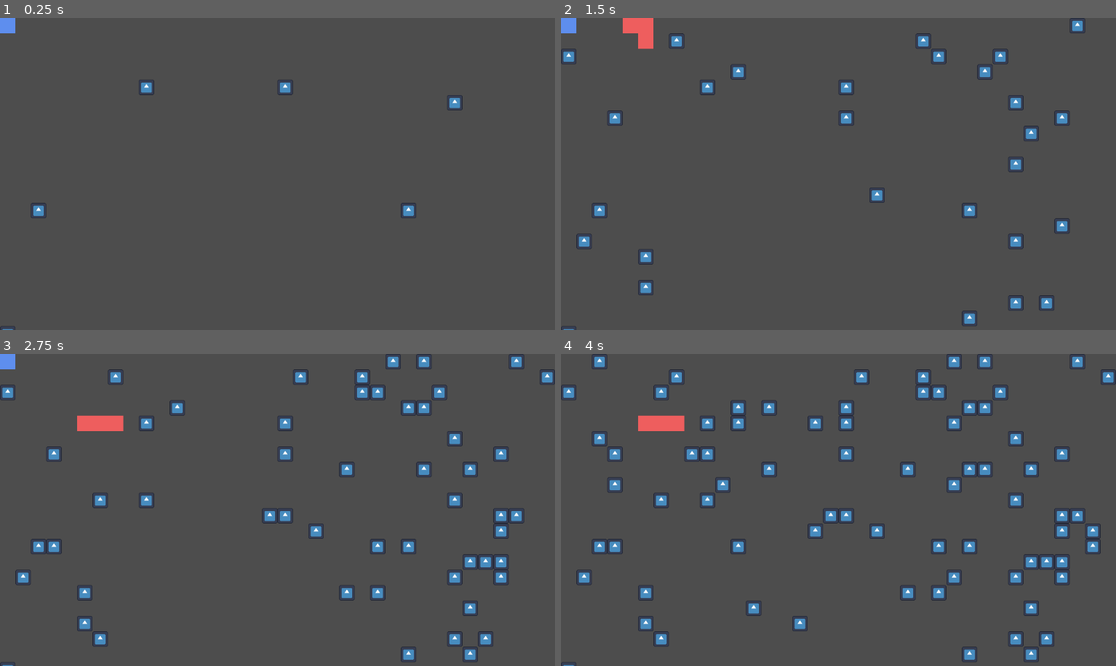
Above: before the commit, frames 1-4 (two rows, left to right).
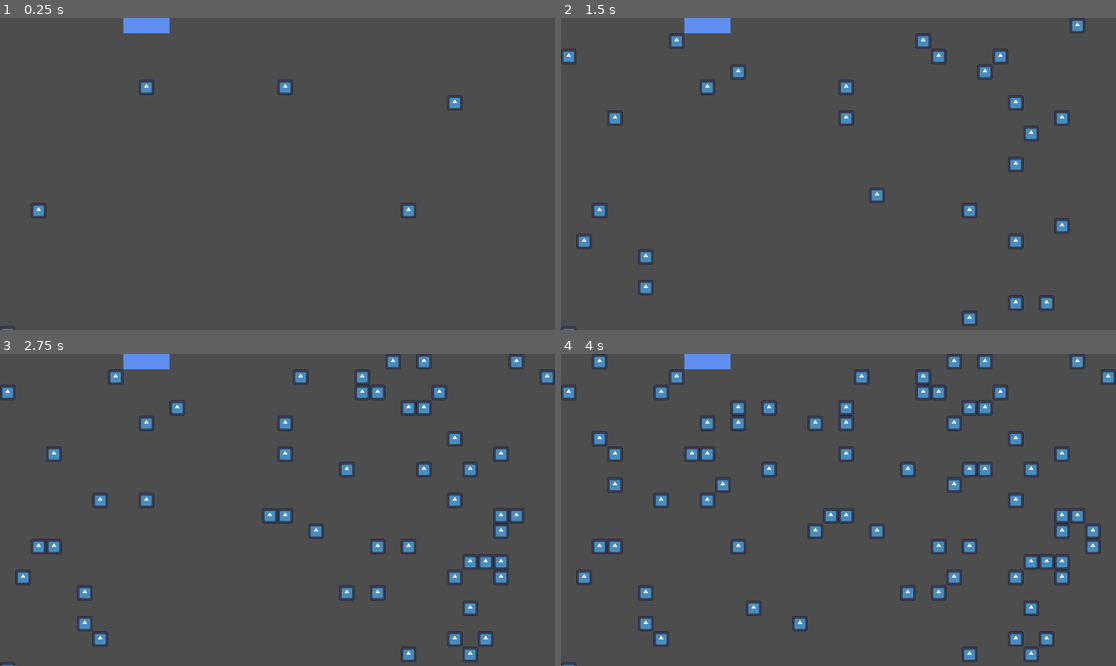
Above: after the commit, the same moments.

Repository: arrowira/MiniJam196Snake
Game: Godot game, scene res://scenes/main.tscn
The game is run twice, just before and just after one commit, with the same random seed, the same clock (stepped at 60 frames per second) and the same inputs. The engine's default icon, where the game draws it, is replaced by a stand-in: a white triangle on a blue panel in a dark square.
Inputs:
- Up to frame 1 (0.25 s): no input
- Up to frame 2 (1.5 s): hold Right (p1right) 0.53-1.28 s; tap S (p2down) at 0.6 s; hold Down (p1down) from 1.28 s (still down); tap A (p2left) at 1.35 s
- Up to frame 3 (2.75 s): release Down (p1down) at 2.03 s; hold Right (p1right) from 2.03 s (still down); tap D (p2right) at 2.1 s
- Up to frame 4 (4 s): release Right (p1right) at 2.78 s; hold Up (p1up) 2.78-3.53 s; tap W (p2up) at 2.85 s; hold Left (p1left) from 3.53 s (still down); tap S (p2down) at 3.6 s

The runs differ from the first frame. In frame 1, 0.5% of the frame differs, in the area x 0-31%, y 0-5%; in frame 2, 1.0%; in frame 3, 1.0%, in the area x 0-31%, y 0-25%; in frame 4, 0.8%.

Commit message:
SnakeColliders

Diff:
--- a/minijam-196-proj/scenes/Apple.tscn
+++ b/minijam-196-proj/scenes/Apple.tscn
@@ -12,8 +12,8 @@
 scale = Vector2(0.25, 0.25)
 texture = ExtResource("1_nm403")
 
-[node name="Area2D" type="Area2D" parent="Sprite2D"]
+[node name="AppleCollider" type="Area2D" parent="Sprite2D"]
 
-[node name="CollisionShape2D" type="CollisionShape2D" parent="Sprite2D/Area2D"]
+[node name="CollisionShape2D" type="CollisionShape2D" parent="Sprite2D/AppleCollider"]
 position = Vector2(0, -1)
 shape = SubResource("RectangleShape2D_mirkr")
--- a/minijam-196-proj/scenes/main.tscn
+++ b/minijam-196-proj/scenes/main.tscn
@@ -1,15 +1,17 @@
 [gd_scene load_steps=5 format=3 uid="uid://3jlldpsx5vpm"]
 
-[ext_resource type="Script" uid="uid://bwoh6txxg7ox7" path="res://scenes/gameManager.gd" id="1_jyhfs"]
+[ext_resource type="Script" uid="uid://bwoh6txxg7ox7" path="res://scripts/gameManager.gd" id="1_jyhfs"]
 [ext_resource type="PackedScene" uid="uid://dsomo3xmi6joa" path="res://scenes/snakeA.tscn" id="1_o5qli"]
-[ext_resource type="PackedScene" uid="uid://3qjs36cp3e8m" path="res://scenes/snakeB.tscn" id="2_0wfyh"]
-[ext_resource type="PackedScene" path="res://scenes/AppleSpawner.tscn" id="3_sugp2"]
+[ext_resource type="PackedScene" uid="uid://btptv76as7oeo" path="res://scenes/snakeB.tscn" id="2_0wfyh"]
+[ext_resource type="PackedScene" uid="uid://bfhbaw05in4qg" path="res://scenes/AppleSpawner.tscn" id="3_sugp2"]
 
 [node name="main" type="Node2D"]
 script = ExtResource("1_jyhfs")
 
 [node name="snakeA" parent="." instance=ExtResource("1_o5qli")]
+position = Vector2(71, 0)
 
 [node name="snakeB" parent="." instance=ExtResource("2_0wfyh")]
+position = Vector2(320, 0)
 
 [node name="AppleSpawner" parent="." instance=ExtResource("3_sugp2")]
--- a/minijam-196-proj/scenes/player_1_segment.tscn
+++ b/minijam-196-proj/scenes/player_1_segment.tscn
@@ -1,6 +1,9 @@
-[gd_scene load_steps=2 format=3 uid="uid://ck1xhfy3qt26y"]
+[gd_scene load_steps=3 format=3 uid="uid://ck1xhfy3qt26y"]
 
 [ext_resource type="Texture2D" uid="uid://cw1e1ccus7o7w" path="res://sprites/snake-1.png.png" id="1_545wh"]
+
+[sub_resource type="RectangleShape2D" id="RectangleShape2D_545wh"]
+size = Vector2(30, 30)
 
 [node name="player1Segment" type="Node2D"]
 
@@ -8,3 +11,9 @@
 position = Vector2(15.999997, 15.999998)
 scale = Vector2(0.04999999, 0.049999993)
 texture = ExtResource("1_545wh")
+
+[node name="SnakeBody" type="Area2D" parent="."]
+
+[node name="CollisionShape2D" type="CollisionShape2D" parent="SnakeBody"]
+position = Vector2(16, 16)
+shape = SubResource("RectangleShape2D_545wh")
--- a/minijam-196-proj/scenes/player_2_segment.tscn
+++ b/minijam-196-proj/scenes/player_2_segment.tscn
@@ -1,6 +1,9 @@
-[gd_scene load_steps=2 format=3 uid="uid://cqw168b0vu0te"]
+[gd_scene load_steps=3 format=3 uid="uid://cqw168b0vu0te"]
 
 [ext_resource type="Texture2D" uid="uid://lm8wjeauffjb" path="res://sprites/snake-2.png.png" id="1_cdgho"]
+
+[sub_resource type="RectangleShape2D" id="RectangleShape2D_cdgho"]
+size = Vector2(30, 30)
 
 [node name="player_2_segment" type="Node2D"]
 
@@ -8,3 +11,9 @@
 position = Vector2(15.999985, 15.999985)
 scale = Vector2(0.04999997, 0.04999997)
 texture = ExtResource("1_cdgho")
+
+[node name="SnakeBody" type="Area2D" parent="."]
+
+[node name="CollisionShape2D" type="CollisionShape2D" parent="SnakeBody"]
+position = Vector2(16, 16)
+shape = SubResource("RectangleShape2D_cdgho")
--- a/minijam-196-proj/scenes/snakeA.tscn
+++ b/minijam-196-proj/scenes/snakeA.tscn
@@ -1,8 +1,11 @@
-[gd_scene load_steps=4 format=3 uid="uid://dsomo3xmi6joa"]
+[gd_scene load_steps=5 format=3 uid="uid://dsomo3xmi6joa"]
 
 [ext_resource type="Script" uid="uid://bu1gi3uc16dpe" path="res://scripts/player1Movement.gd" id="1_r11do"]
 [ext_resource type="Script" uid="uid://dypxikpkp2onf" path="res://scripts/snakeManager.gd" id="1_t37lf"]
 [ext_resource type="Texture2D" uid="uid://cw1e1ccus7o7w" path="res://sprites/snake-1.png.png" id="3_tq7ts"]
+
+[sub_resource type="RectangleShape2D" id="RectangleShape2D_tq7ts"]
+size = Vector2(30, 30)
 
 [node name="snakeA" type="Node2D"]
 script = ExtResource("1_t37lf")
@@ -15,4 +18,12 @@
 scale = Vector2(0.04999999, 0.049999993)
 texture = ExtResource("3_tq7ts")
 
+[node name="SnakeHead" type="Area2D" parent="head"]
+
+[node name="CollisionShape2D" type="CollisionShape2D" parent="head/SnakeHead"]
+position = Vector2(16, 16)
+shape = SubResource("RectangleShape2D_tq7ts")
+
 [node name="segmentContainer" type="Node2D" parent="."]
+
+[connection signal="area_entered" from="head/SnakeHead" to="." method="Collided"]
--- a/minijam-196-proj/scenes/snakeB.tscn
+++ b/minijam-196-proj/scenes/snakeB.tscn
@@ -1,9 +1,12 @@
-[gd_scene load_steps=5 format=3 uid="uid://3qjs36cp3e8m"]
+[gd_scene load_steps=6 format=3 uid="uid://btptv76as7oeo"]
 
 [ext_resource type="Script" uid="uid://dypxikpkp2onf" path="res://scripts/snakeManager.gd" id="1_j7cvy"]
 [ext_resource type="Texture2D" uid="uid://lm8wjeauffjb" path="res://sprites/snake-2.png.png" id="2_svus2"]
 [ext_resource type="PackedScene" uid="uid://cqw168b0vu0te" path="res://scenes/player_2_segment.tscn" id="2_x26v3"]
 [ext_resource type="Script" uid="uid://vt5innic22ep" path="res://scripts/player2Movement.gd" id="3_km0su"]
+
+[sub_resource type="RectangleShape2D" id="RectangleShape2D_km0su"]
+size = Vector2(30, 29)
 
 [node name="snakeB" type="Node2D"]
 script = ExtResource("1_j7cvy")
@@ -17,4 +20,10 @@
 scale = Vector2(0.05000004, 0.05000004)
 texture = ExtResource("2_svus2")
 
+[node name="Area2D" type="Area2D" parent="head"]
+
+[node name="CollisionShape2D" type="CollisionShape2D" parent="head/Area2D"]
+position = Vector2(16, 16.5)
+shape = SubResource("RectangleShape2D_km0su")
+
 [node name="segmentContainer" type="Node2D" parent="."]
--- a/minijam-196-proj/scripts/snakeManager.gd
+++ b/minijam-196-proj/scripts/snakeManager.gd
@@ -23,3 +23,14 @@
 		$segmentContainer.get_children()[i].position = newSnakeSegments[i]
 
 	snakeSegments = newSnakeSegments.duplicate(true)
+
+#Head Collider
+func Collided(area: Area2D) -> void:
+	if(area.name == "AppleCollider"):
+		#increment length
+		area.get_parent().queue_free()
+	if(area.name == "SnakeHead"):
+		area.queue_free()
+		queue_free()
+	if(area.name == "SnakeBody"):
+		queue_free()
Renamed: minijam-196-proj/scenes/gameManager.gd -> minijam-196-proj/scripts/gameManager.gd
Renamed: minijam-196-proj/scenes/gameManager.gd.uid -> minijam-196-proj/scripts/gameManager.gd.uid
